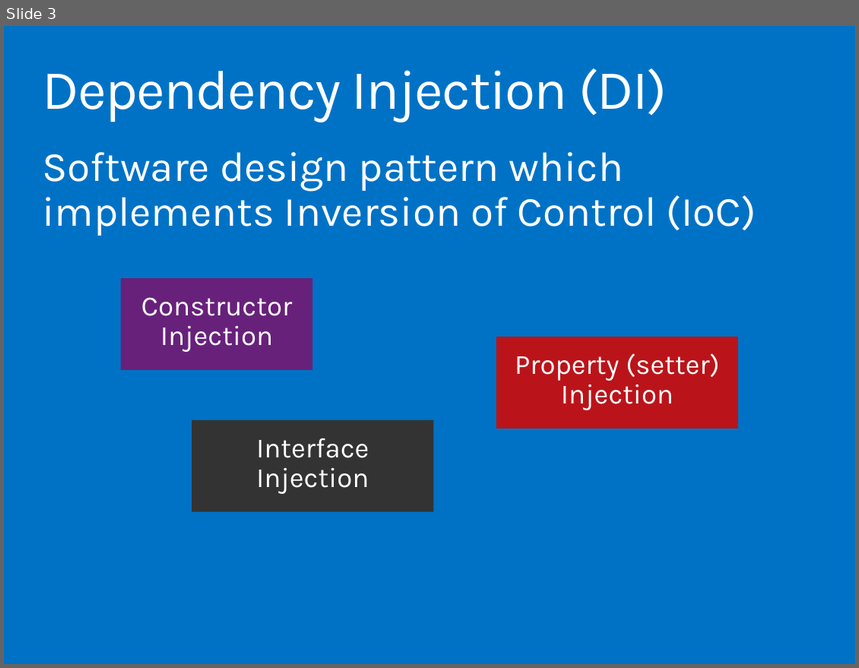
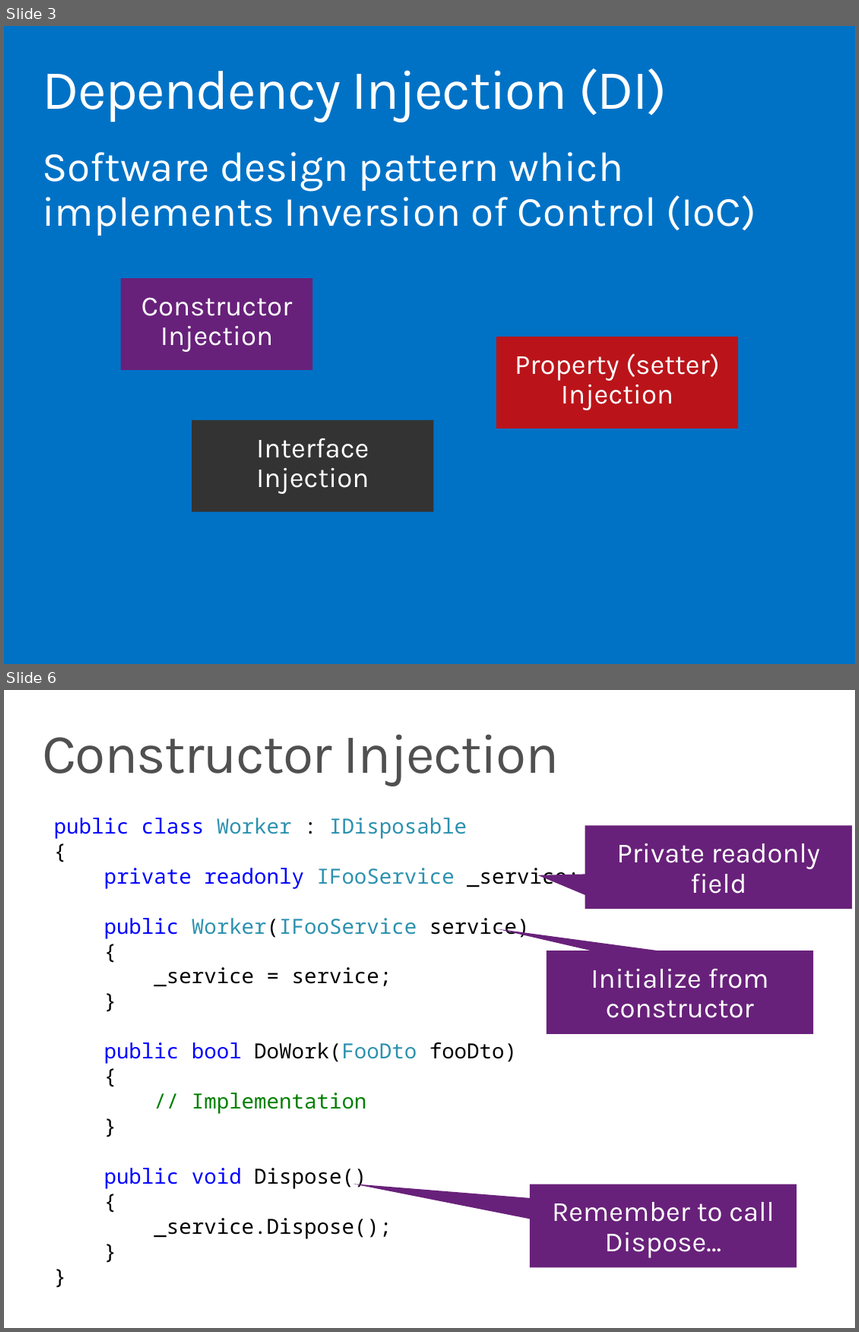
Before and after one commit to ondfisk/BDSA2016, a slide deck: Slides/Lecture05.pptx. Shown one above the other, each under a label of ours: slide 3 before the commit, slides 3 and 6 after it; the slides between them are not shown. The pictures are 859x668 and 859x1332 pixels, drawn with LibreOffice and Linux fonts; fonts in the diff are those of the drawing. Boxes give left, top, right and bottom in pixels: in the first picture for what was removed or moved away, otherwise in the second. Text is boxed around its words. In the diff, an @@ line names an element or a change of style, - is before the commit and + after.

Commit message:
DI demonstration classes

```diff
--- a/Slides/Lecture05.pptx
+++ b/Slides/Lecture05.pptx
@@ slide 6 added at bbox=[4, 690, 855, 1328], background #FFFFFF @@
@@ title added at bbox=[42, 734, 560, 786], 48 pt, text #505050 @@
+Constructor Injection
@@ text added at bbox=[54, 818, 579, 1239], 18 pt, text #000000 @@
+public class Worker : IDisposable
+{
+private readonly IFooService _service;
+public Worker(IFooService service)
+{
+_service = service;
+}
+public bool DoWork(FooDto fooDto)
+{
+// Implementation
+}
+public void Dispose()
+{
+_service.Dispose();
+}
+}
@@ speech box added at bbox=[585, 825, 852, 909], fill #68217A, 24 pt, text #FFFFFF @@
+Private readonly field
@@ speech box added at bbox=[547, 951, 813, 1034], fill #68217A, 24 pt, text #FFFFFF @@
+Initialize from constructor
@@ speech box added at bbox=[530, 1184, 797, 1268], fill #68217A, 24 pt, text #FFFFFF @@
+Remember to call Dispose…
```
Also in this commit, not shown: 1 slide changed, 17 other slides added, 1 slide removed, 14 other files.
